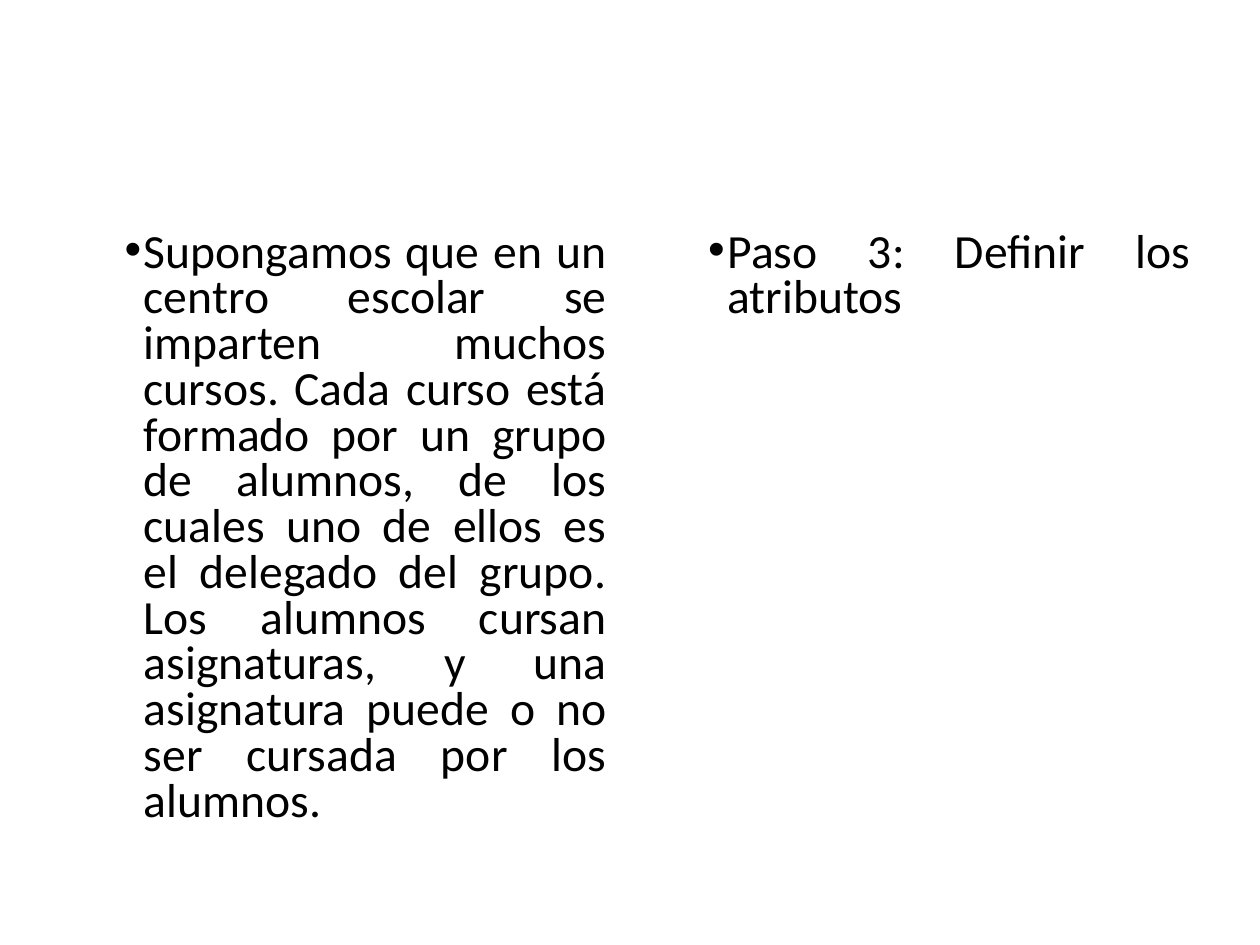
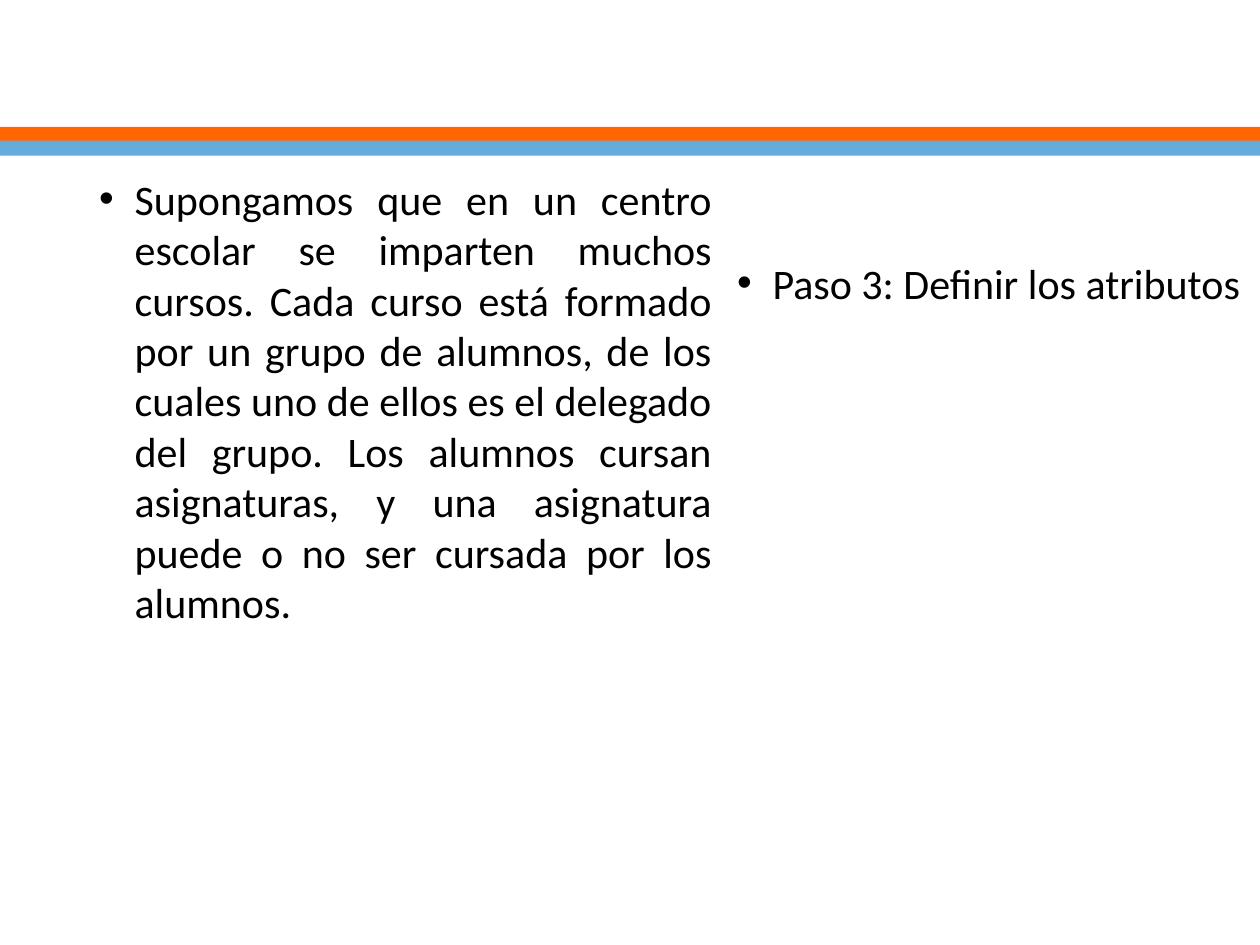
Before and after one commit to ejimenezdelgado/funda_db_martes_tarde_3_2017, a slide deck: slide 65 of Semana 2/Clase2.pptx (slide 64 before the commit). Drawn at 1260x945 pixels with LibreOffice and Linux fonts; fonts in the diff are those of the drawing; background and template pictures are left out. Boxes give left, top, right and bottom in pixels: in the first picture for what was removed or moved away, otherwise in the second. Text is boxed around its words. In the diff, an @@ line names an element or a change of style, - is before the commit and + after.

```diff
--- a/Semana 2/Clase2.pptx
+++ b/Semana 2/Clase2.pptx
@@ title "Diagrama E-R: Ejemplo": place and size @@
-title "Diagrama E-R: Ejemplo" at <box>63,38,1022,134</box>
+title "Diagrama E-R: Ejemplo" at <box>0,0,1260,130</box>
@@ title "Diagrama E-R: Ejemplo" at <box>0,0,1260,130</box>: size 44 to 33 pt @@
@@ rectangle added at <box>0,127,1260,142</box>, fill #FF6600 @@
@@ rectangle added at <box>0,141,1260,156</box>, fill #65ACDD @@
@@ text "Supongamos que en un centro ..." at <box>135,187,712,619</box>: size 27.2 to 24 pt; indent changed; line spacing 0.8 to 1; less space between paragraphs @@
@@ text "Supongamos que en un centro ...": place and size @@
-text "Supongamos que en un centro ..." at <box>144,237,607,818</box>
+text "Supongamos que en un centro ..." at <box>135,187,712,619</box>
@@ text "Paso 3: Definir los atributos": place and size @@
-text "Paso 3: Definir los atributos" at <box>727,235,1190,269</box>
+text "Paso 3: Definir los atributos" at <box>773,269,1240,300</box>
@@ text "Paso 3: Definir los atributos" at <box>773,269,1240,300</box>: size 27.2 to 24 pt; indent changed; line spacing 0.8 to 1; less space between paragraphs @@
```
Also in this commit, not shown: 69 other slides changed, 1 slide added, 1 other file.
